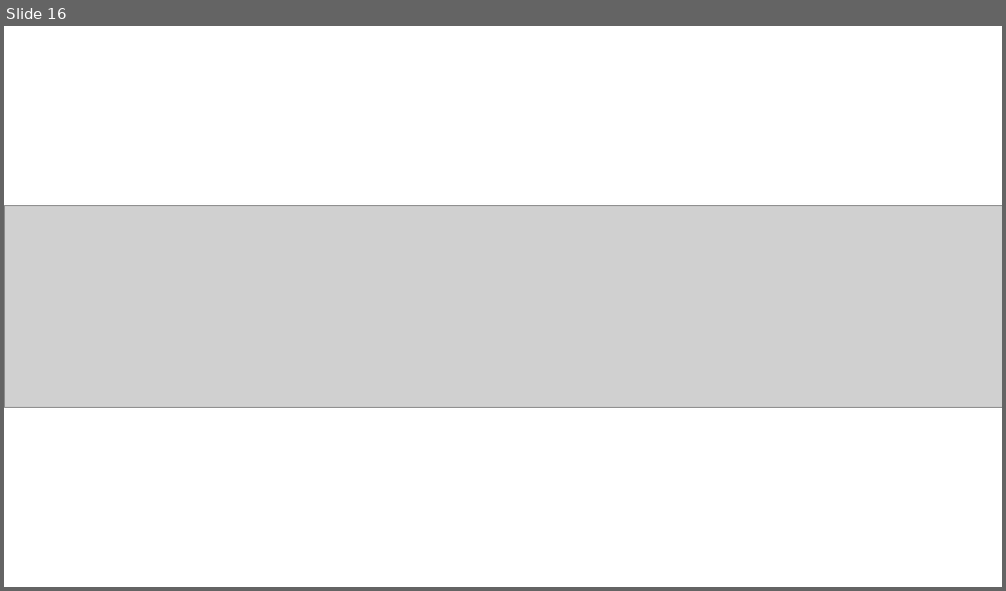
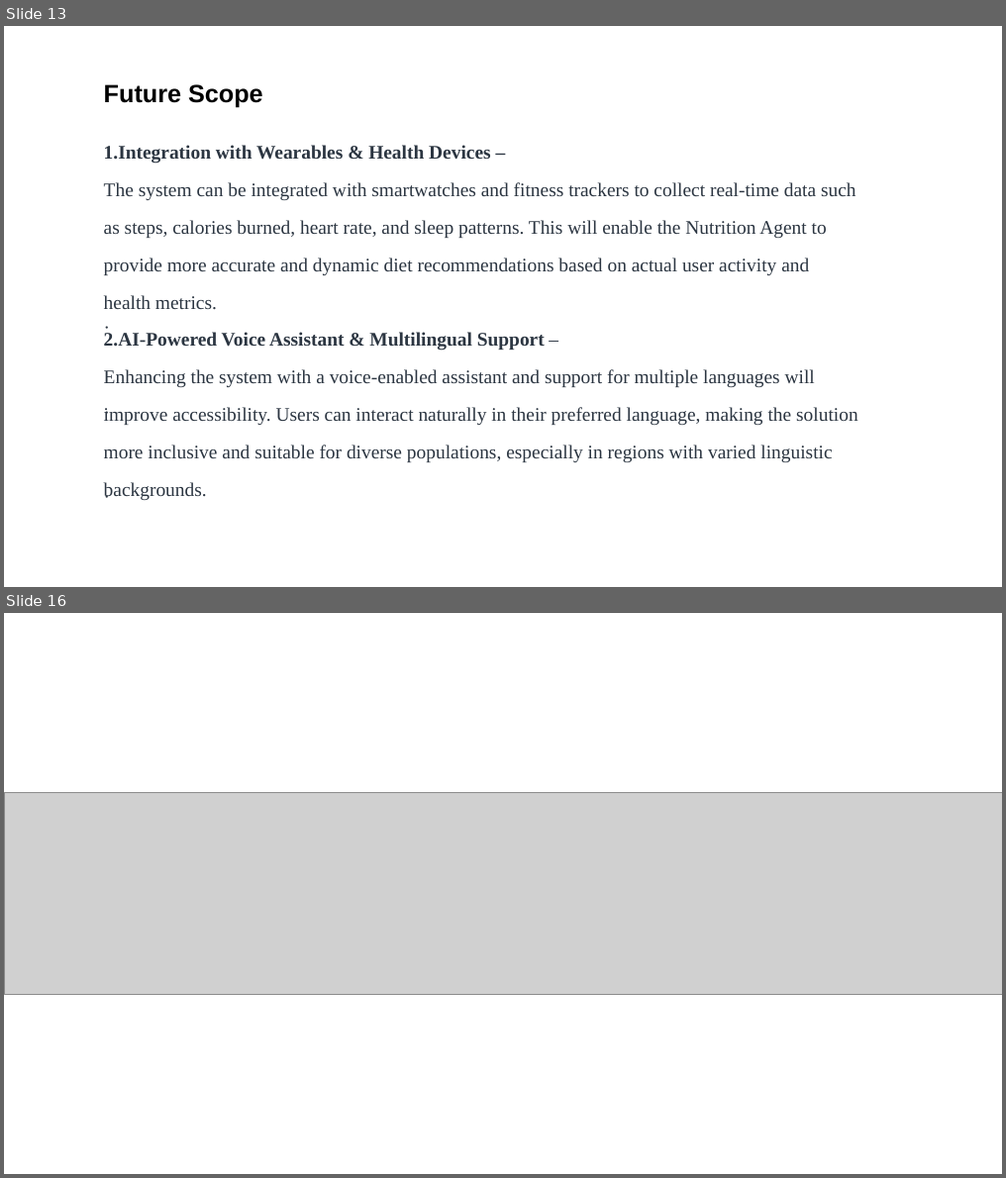
Before and after one commit to swarna-builds/AgriSense-AI-IBM-Granite, a slide deck: your projectpresntation.pptx. Shown one above the other, each under a label of ours: slide 16 before the commit, slides 13 and 16 after it; the slides between them are not shown. The pictures are 1006x591 and 1006x1178 pixels, drawn with LibreOffice and Linux fonts; fonts in the diff are those of the drawing; grey boxes stand for pictures. Boxes give left, top, right and bottom in pixels: in the first picture for what was removed or moved away, otherwise in the second. Text is boxed around its words. In the diff, an @@ line names an element or a change of style, - is before the commit and + after.

```diff
--- a/your projectpresntation.pptx
+++ b/your projectpresntation.pptx
@@ slide 13 added at (x1=4, y1=26, x2=1002, y2=587), background #FFFFFF @@
@@ text added at (x1=104, y1=84, x2=263, y2=107), 24 pt, text #000000, bold @@
+Future Scope
@@ text added at (x1=104, y1=145, x2=858, y2=463), 18.5 pt, text #2B3541 @@
+1.Integration with Wearables & Health Devices –
+The system can be integrated with smartwatches and fitness trackers to collect real-time data such as steps, calories burned, heart rate, and sleep patterns. This will enable the Nutrition Agent to provide more accurate and dynamic diet recommendations based on actual user activity and health metrics.
+2.AI-Powered Voice Assistant & Multilingual Support –
+Enhancing the system with a voice-enabled assistant and support for multiple languages will improve accessibility. Users can interact naturally in their preferred language, making the solution more inclusive and suitable for diverse populations, especially in regions with varied linguistic backgrounds.
@@ text added at (x1=104, y1=301, x2=715, y2=364), 18.5 pt, text #2B3541 @@
+·
@@ text added at (x1=104, y1=386, x2=715, y2=449), 18.5 pt, text #2B3541 @@
+·
@@ text added at (x1=104, y1=471, x2=715, y2=502), 18.5 pt, text #2B3541 @@
+·
```
Also in this commit, not shown: 3 slides changed, 11 other slides added, 12 slides removed, 1 other file.
